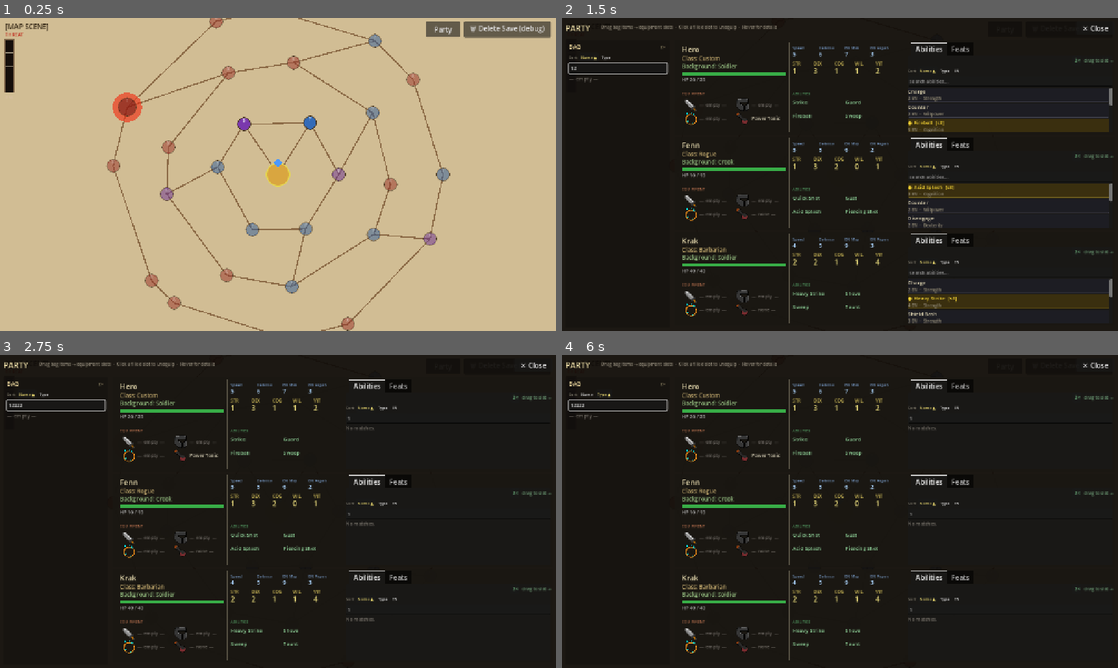
Above: before the commit, frames 1-4 (two rows, left to right).
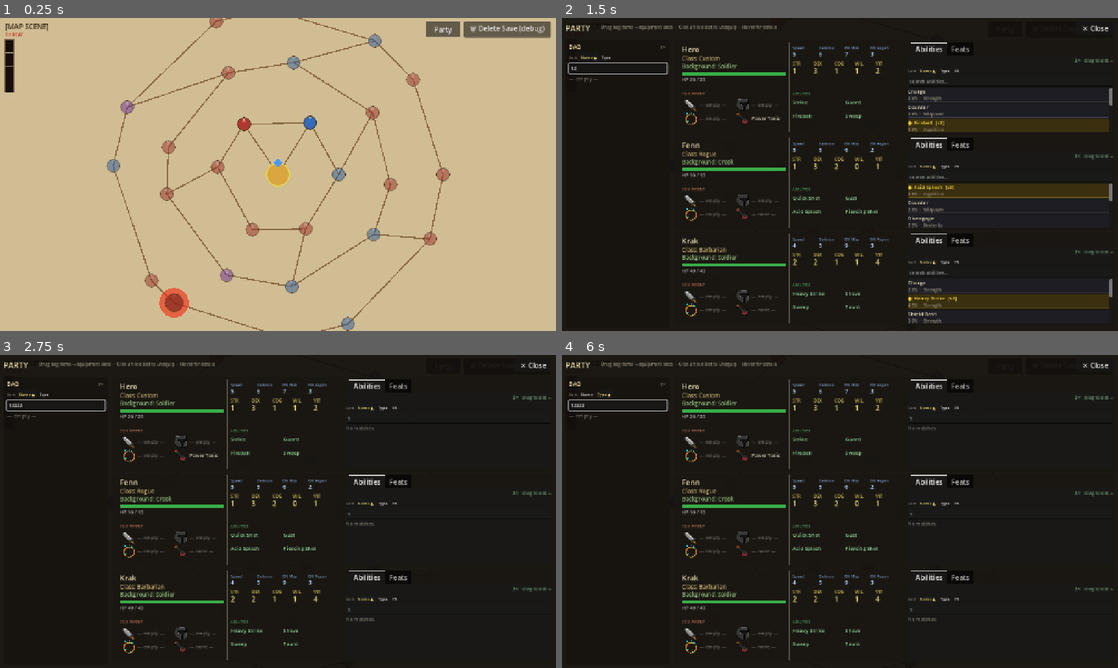
Above: after the commit, the same moments.

Repository: caleb-the-dev/RogueFinder
Game: Godot game, scene res://main.tscn
Same seed, same stepped clock (60 frames per second), same inputs: the game is played once before the commit and once after it.
Inputs (mouse positions are in pixels of both pictures, inside the frame that each line leads up to):
- Up to frame 1 (0.25 s): no input
- Up to frame 2 (1.5 s): click "Party" at 0.5 s; click (617, 68) at 1.27 s; type "12" at 1.35 s
- Up to frame 3 (2.75 s): click (450, 417) at 1.5 s; type "12" at 1.58 s; click (450, 514) at 1.73 s; type "12" at 1.82 s; click (450, 608) at 2.02 s; type "12" at 2.1 s
- Up to frame 4 (6 s): click "2×" at 2.75 s; click "1×" at 3.5 s; click "Name ▲" at 4.25 s; click "Name ▼" at 5 s; click "Type" at 5.75 s

The runs differ from the first frame. In frame 1, 1.6% of the frame differs, in the area x 19-81%, y 12-100%; in frame 2, less than 0.1%; in frame 3, less than 0.1%; in frame 4, less than 0.1%.

Commit message:
feat(map): structured node placement constraints (S25)
Inner ring: 4 COMBAT, 2 EVENT (no VENDOR). Outer ring: 7 COMBAT, 3 EVENT,
1 VENDOR, 1 BOSS. BOSS deferred to _assign_boss_type() after edge build so
bridge endpoints are known; BOSS excluded from bridge node + 2 ring neighbors
(≥ 2 ring-hops). Two VENDOR nodes total: 1 outer, 1 middle. ~70/30 combat/event
ratio enforced per ring via explicit pool counts.

Co-Authored-By: Claude Sonnet 4.6 <noreply@anthropic.com>

Diff:
--- a/rogue-finder/scripts/map/MapManager.gd
+++ b/rogue-finder/scripts/map/MapManager.gd
@@ -57,6 +57,7 @@
 var _inner_ids: Array[String] = []
 var _middle_ids: Array[String] = []
 var _outer_ids: Array[String] = []
+var _outer_bridge_ids: Array[String] = []
 
 ## --- Pan State ---
 
@@ -80,6 +81,7 @@
 	_build_node_data()
 	_build_edge_data()
 	_build_adjacency()
+	_assign_boss_type()
 	_party_sheet = PartySheet.new()
 	add_child(_party_sheet)
 	_build_scene()
@@ -185,29 +187,17 @@
 
 	GameState.node_types["badurga"] = "CITY"
 
-	# Exactly 1 BOSS in outer ring; player start is never BOSS
-	var boss_pool: Array[String] = _outer_ids.duplicate()
-	for i in range(boss_pool.size() - 1, 0, -1):
-		var j := rng.randi_range(0, i)
-		var tmp: String = boss_pool[i]; boss_pool[i] = boss_pool[j]; boss_pool[j] = tmp
-	var boss_id: String = boss_pool[0]
-	if boss_id == GameState.player_node_id:
-		boss_id = boss_pool[1]
-	GameState.node_types[boss_id] = "BOSS"
-
-	# Remaining 11 outer nodes: COMBAT×8, EVENT×2, VENDOR×1
+	# Outer ring (12): BOSS assigned separately in _assign_boss_type(); provision all 12 as COMBAT/EVENT/VENDOR
+	# One COMBAT will later be promoted to BOSS, yielding: 1 BOSS, 7 COMBAT, 3 EVENT, 1 VENDOR
 	var outer_pool: Array[String] = [
 		"COMBAT","COMBAT","COMBAT","COMBAT","COMBAT","COMBAT","COMBAT","COMBAT",
-		"EVENT","EVENT","VENDOR",
+		"EVENT","EVENT","EVENT","VENDOR",
 	]
 	for i in range(outer_pool.size() - 1, 0, -1):
 		var j := rng.randi_range(0, i)
 		var tmp: String = outer_pool[i]; outer_pool[i] = outer_pool[j]; outer_pool[j] = tmp
-	var pool_idx := 0
-	for id in _outer_ids:
-		if not GameState.node_types.has(id):
-			GameState.node_types[id] = outer_pool[pool_idx]
-			pool_idx += 1
+	for i in range(_outer_ids.size()):
+		GameState.node_types[_outer_ids[i]] = outer_pool[i]
 
 	# Middle ring (9): COMBAT×5, EVENT×3, VENDOR×1
 	var mid_pool: Array[String] = ["COMBAT","COMBAT","COMBAT","COMBAT","COMBAT","EVENT","EVENT","EVENT","VENDOR"]
@@ -217,17 +207,56 @@
 	for i in range(_middle_ids.size()):
 		GameState.node_types[_middle_ids[i]] = mid_pool[i]
 
-	# Inner ring (6): VENDOR×2, EVENT×4
-	var inner_pool: Array[String] = ["VENDOR","VENDOR","EVENT","EVENT","EVENT","EVENT"]
+	# Inner ring (6): COMBAT×4, EVENT×2 — no VENDOR in inner ring
+	var inner_pool: Array[String] = ["COMBAT","COMBAT","COMBAT","COMBAT","EVENT","EVENT"]
 	for i in range(inner_pool.size() - 1, 0, -1):
 		var j := rng.randi_range(0, i)
 		var tmp: String = inner_pool[i]; inner_pool[i] = inner_pool[j]; inner_pool[j] = tmp
 	for i in range(_inner_ids.size()):
 		GameState.node_types[_inner_ids[i]] = inner_pool[i]
 
-	# Patch node_type onto already-built dicts and persist
+	# Patch node_type onto already-built dicts (save deferred to _assign_boss_type)
 	for nd in _node_data:
 		nd["node_type"] = GameState.node_types.get(nd["id"], "COMBAT")
+
+# Promotes one outer-ring node to BOSS, chosen after bridge endpoints are known.
+# Excluded zone: each bridge node and its two outer-ring neighbors (≥ 2 hops away).
+# Uses a separate RNG stream so it never interferes with the type-assignment RNG.
+func _assign_boss_type() -> void:
+	if GameState.node_types.values().has("BOSS"):
+		return  # already saved from a previous run load
+
+	var n := _outer_ids.size()
+	var excluded: Array[String] = []
+	for bridge_id in _outer_bridge_ids:
+		var idx := _outer_ids.find(bridge_id)
+		if idx == -1:
+			continue
+		for offset in [-1, 0, 1]:
+			var neighbor := _outer_ids[(idx + offset + n) % n]
+			if not excluded.has(neighbor):
+				excluded.append(neighbor)
+
+	var candidates: Array[String] = []
+	for id in _outer_ids:
+		if not excluded.has(id) and id != GameState.player_node_id:
+			candidates.append(id)
+
+	# Fallback: if exclusion zone consumed everything, allow any non-start outer node
+	if candidates.is_empty():
+		for id in _outer_ids:
+			if id != GameState.player_node_id:
+				candidates.append(id)
+
+	var rng := RandomNumberGenerator.new()
+	rng.seed = GameState.map_seed ^ 0x1B055
+	for i in range(candidates.size() - 1, 0, -1):
+		var j := rng.randi_range(0, i)
+		var tmp: String = candidates[i]; candidates[i] = candidates[j]; candidates[j] = tmp
+
+	var boss_id := candidates[0]
+	GameState.node_types[boss_id] = "BOSS"
+	_node_map[boss_id]["node_type"] = "BOSS"
 	GameState.save()
 
 # Seeded Fisher-Yates shuffle of each name pool; writes labels directly into _node_map dicts.
@@ -269,7 +298,12 @@
 	var im_angles := _connect_gateways_v2(_inner_ids, _middle_ids, 3, [], 90.0)
 
 	# Middle→outer: inner→middle angles become 30° exclusion zones
-	_connect_gateways_v2(_middle_ids, _outer_ids, 3, im_angles, 90.0)
+	var mo_angles := _connect_gateways_v2(_middle_ids, _outer_ids, 3, im_angles, 90.0)
+	# Record which outer nodes are bridge endpoints so BOSS can avoid them
+	for a in mo_angles:
+		var oid := _closest_to_angle(_outer_ids, a)
+		if not _outer_bridge_ids.has(oid):
+			_outer_bridge_ids.append(oid)
 
 	# Hub→inner: skip the inner nodes already used as IM gateways so hub is not a shortcut
 	var gateway_inner_ids: Array[String] = []
Not shown, changed: docs/map_directories/map_scene.md
